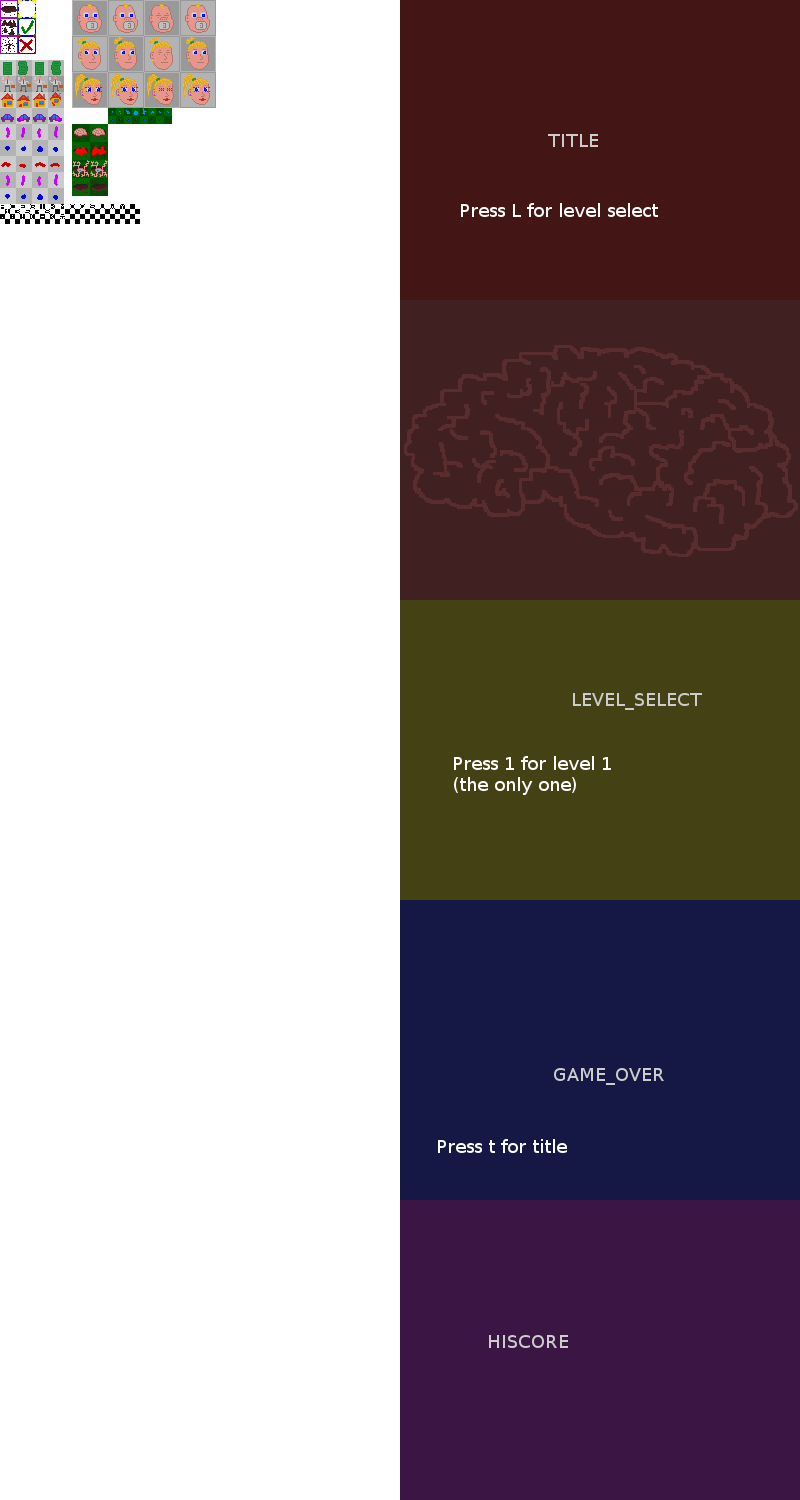
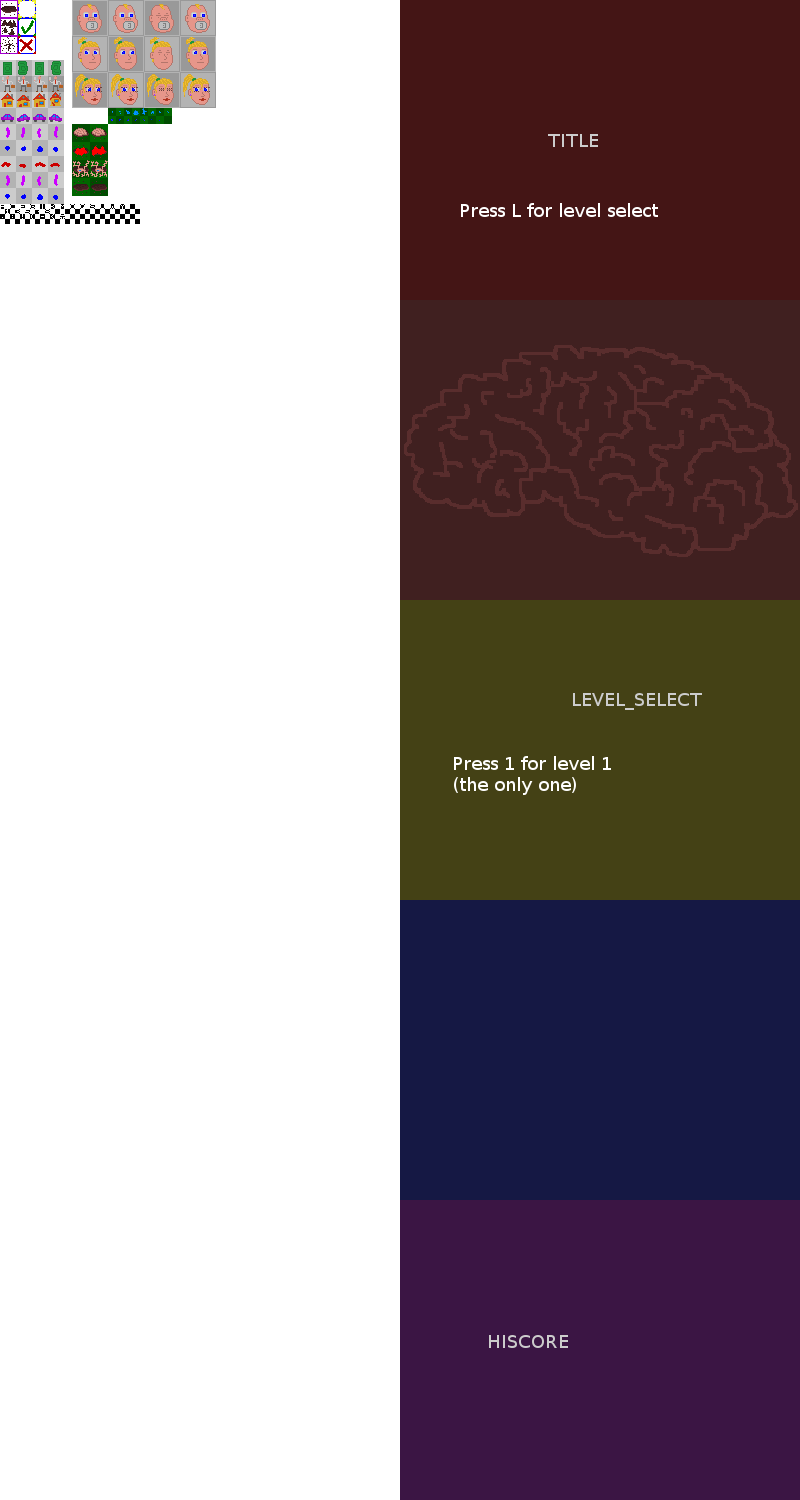
Before/after of a 800 × 1500 layered artwork. What changed in the layer stack:
removed layer "Press t for title" over [left=438, top=1139, right=567, bottom=1153]
removed layer "GAME_OVER" over [left=554, top=1068, right=664, bottom=1085]
